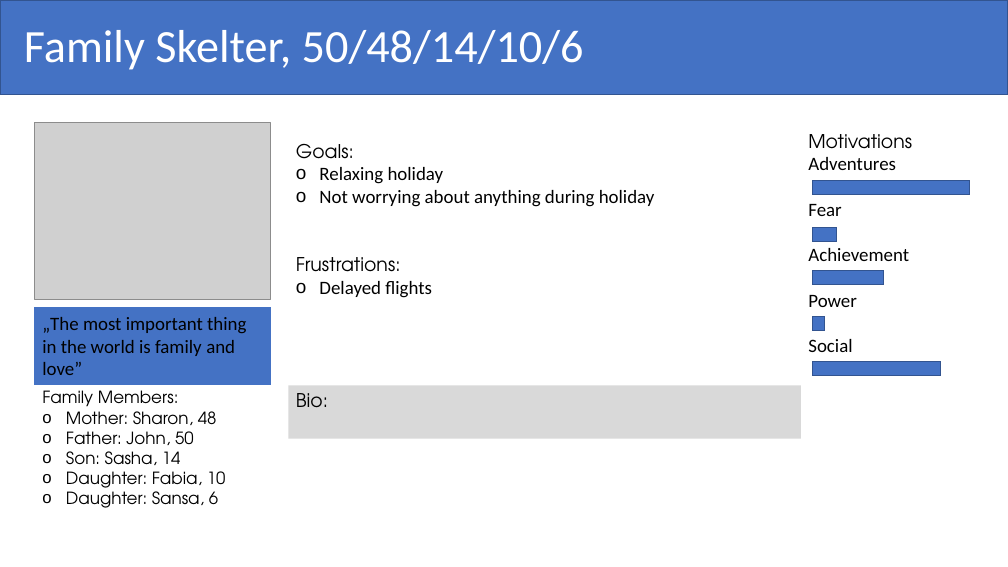
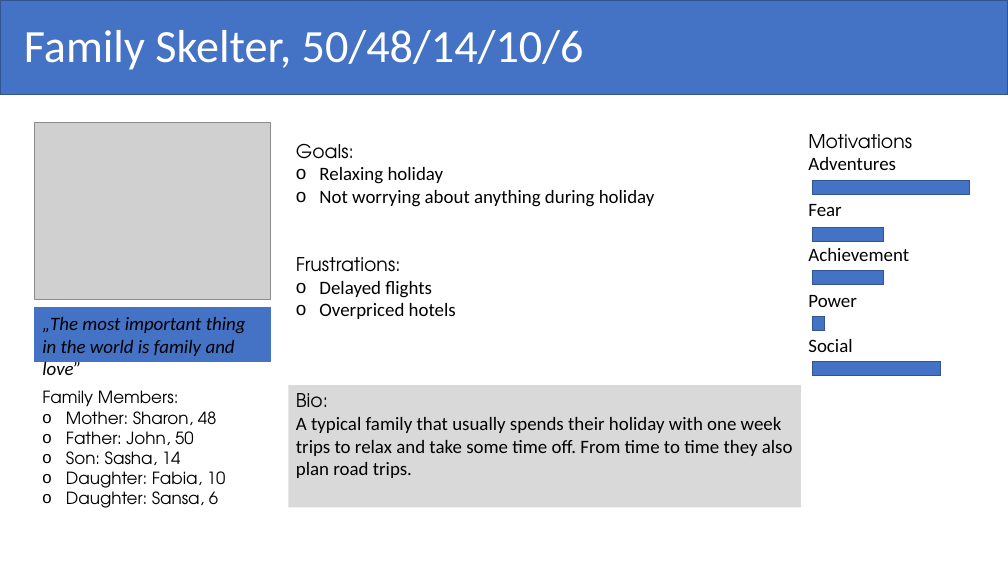
Before and after one commit to SnowyFalse/WUS-HE, a slide deck: slide 5 of Personas.pptx. Drawn at 1008x567 pixels with LibreOffice and Linux fonts; fonts in the diff are those of the drawing; grey boxes stand for pictures. Boxes give left, top, right and bottom in pixels: in the first picture for what was removed or moved away, otherwise in the second. Text is boxed around its words. In the diff, an @@ line names an element or a change of style, - is before the commit and + after.

Commit message:
finished personas

```diff
--- a/Personas.pptx
+++ b/Personas.pptx
@@ rectangle: place and size @@
-rectangle at <box>812,227,837,240</box>
+rectangle at <box>812,227,883,240</box>
@@ rectangle "„The most important thing in ...": place and size @@
-rectangle "„The most important thing in ..." at <box>35,308,270,384</box>
+rectangle "„The most important thing in ..." at <box>35,308,270,361</box>
@@ rectangle "„The most important thing in ..." at <box>35,308,270,361</box>: italic on @@
@@ text at <box>319,303,456,319</box>: paragraph added @@
+o Overpriced hotels
@@ rectangle "Bio:": place and size @@
-rectangle "Bio:" at <box>289,386,802,439</box>
+rectangle "Bio:" at <box>289,386,802,508</box>
@@ text in rectangle at <box>296,417,793,478</box>: paragraph added @@
+A typical family that usually spends their holiday with one week trips to relax and take some time off. From time to time they also plan road trips.
```
